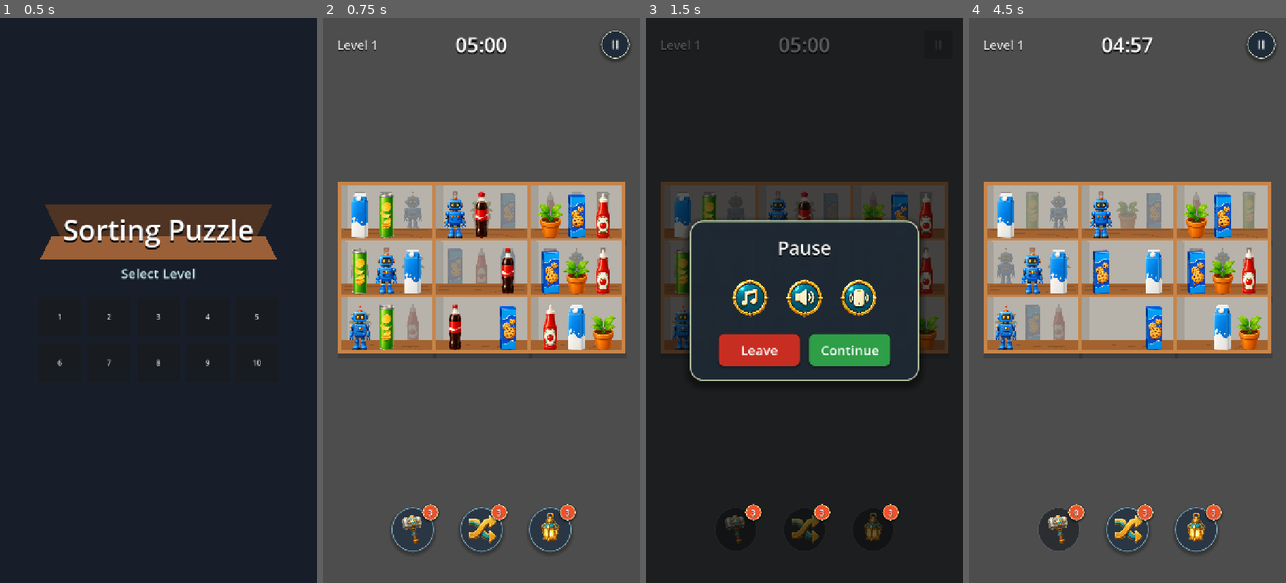
Above: before the commit, frames 1-4 (left to right).
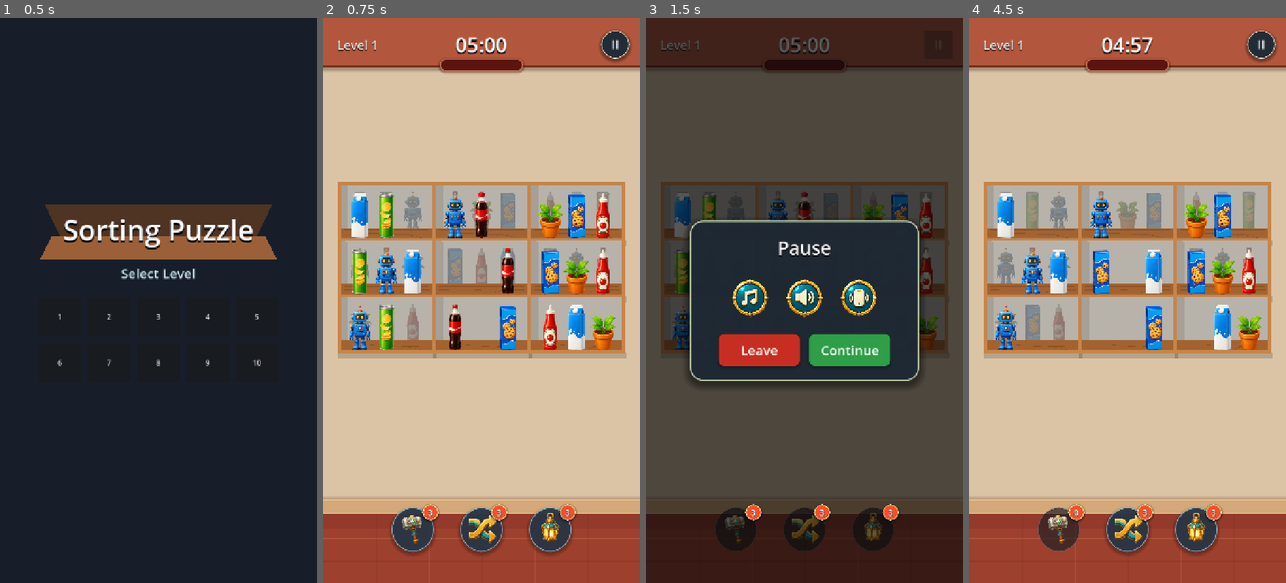
Above: after the commit, the same moments.

Repository: vladeque/sorting-puzzle
Game: Godot game, scene res://scenes/main_menu.tscn
The game is run twice, just before and just after one commit, with the same random seed, the same clock (stepped at 60 frames per second) and the same inputs.
Inputs:
- Up to frame 1 (0.5 s): no input
- Up to frame 2 (0.75 s): click "1" at 0.5 s
- Up to frame 3 (1.5 s): click "II" at 1.25 s
- Up to frame 4 (4.5 s): click "Continue" at 2 s; click "3" at 2.75 s; click "2" at 3.5 s; click "1" at 4.25 s

Frame 1 is identical in both runs. In frame 2, 69% of the frame differs, in the area x 0-100%, y 0-100%; in frame 3, 63%; in frame 4, 70%.

Commit message:
Use procedural level background

Diff:
--- a/level.tscn
+++ b/level.tscn
@@ -1,6 +1,5 @@
 [gd_scene format=3 uid="uid://bx74wdn60xop5"]
 
-[ext_resource type="Texture2D" uid="uid://ccfnckk0i01dw" path="res://assets/backgrounds/level_shop_wall.png" id="1_level_background"]
 [ext_resource type="Texture2D" uid="uid://h4ru3gdl5338" path="res://assets/abilities/ability_hammer.png" id="2_hammer_icon"]
 [ext_resource type="Texture2D" uid="uid://x0qk7pd87bfv" path="res://assets/abilities/ability_shuffle.png" id="3_shuffle_icon"]
 [ext_resource type="Texture2D" uid="uid://dwmyah5l2r82d" path="res://assets/abilities/ability_lantern.png" id="4_lantern_icon"]
@@ -139,19 +138,207 @@
 shadow_size = 5
 shadow_offset = Vector2(0, 2)
 
+[sub_resource type="StyleBoxFlat" id="StyleBoxFlat_top_hud_strip"]
+bg_color = Color(0.7, 0.34, 0.24, 1)
+border_width_bottom = 4
+border_color = Color(0.45, 0.19, 0.13, 1)
+shadow_color = Color(0.25, 0.1, 0.06, 0.32)
+shadow_size = 8
+shadow_offset = Vector2(0, 4)
+
+[sub_resource type="StyleBoxFlat" id="StyleBoxFlat_hud_center_slot"]
+bg_color = Color(0.36, 0.08, 0.06, 1)
+border_width_left = 3
+border_width_top = 3
+border_width_right = 3
+border_width_bottom = 3
+border_color = Color(0.84, 0.48, 0.34, 0.72)
+corner_radius_top_left = 13
+corner_radius_top_right = 13
+corner_radius_bottom_right = 13
+corner_radius_bottom_left = 13
+shadow_color = Color(0.2, 0.05, 0.04, 0.36)
+shadow_size = 5
+shadow_offset = Vector2(0, 2)
+
+[sub_resource type="StyleBoxFlat" id="StyleBoxFlat_baseboard"]
+bg_color = Color(0.83, 0.66, 0.47, 1)
+border_width_top = 2
+border_width_bottom = 2
+border_color = Color(0.98, 0.87, 0.66, 0.82)
+shadow_color = Color(0.45, 0.22, 0.13, 0.24)
+shadow_size = 7
+shadow_offset = Vector2(0, -2)
+
 [node name="Level" type="Node2D" unique_id=949256860]
 script = ExtResource("10_level_script")
 
-[node name="Background" type="TextureRect" parent="." unique_id=156883377]
+[node name="Background" type="Control" parent="." unique_id=156883377]
 layout_mode = 3
 anchors_preset = 15
 anchor_right = 1.0
 anchor_bottom = 1.0
 grow_horizontal = 2
 grow_vertical = 2
-texture = ExtResource("1_level_background")
-expand_mode = 1
-stretch_mode = 6
+mouse_filter = 2
+
+[node name="Wall" type="ColorRect" parent="Background" unique_id=1791137621]
+layout_mode = 1
+anchors_preset = 15
+anchor_right = 1.0
+anchor_bottom = 1.0
+grow_horizontal = 2
+grow_vertical = 2
+mouse_filter = 2
+color = Color(0.78, 0.67, 0.55, 1)
+
+[node name="PlayWall" type="ColorRect" parent="Background" unique_id=923511134]
+layout_mode = 1
+anchors_preset = 15
+anchor_right = 1.0
+anchor_bottom = 1.0
+offset_top = 112.0
+offset_bottom = -176.0
+grow_horizontal = 2
+grow_vertical = 2
+mouse_filter = 2
+color = Color(0.86, 0.77, 0.65, 1)
+
+[node name="TopHudStrip" type="Panel" parent="Background" unique_id=1074493098]
+layout_mode = 1
+anchors_preset = 10
+anchor_right = 1.0
+offset_bottom = 112.0
+grow_horizontal = 2
+mouse_filter = 2
+theme_override_styles/panel = SubResource("StyleBoxFlat_top_hud_strip")
+
+[node name="HudCenterSlot" type="Panel" parent="Background" unique_id=884675723]
+layout_mode = 1
+anchors_preset = 5
+anchor_left = 0.5
+anchor_right = 0.5
+offset_left = -95.0
+offset_top = 92.0
+offset_right = 95.0
+offset_bottom = 121.0
+grow_horizontal = 2
+mouse_filter = 2
+theme_override_styles/panel = SubResource("StyleBoxFlat_hud_center_slot")
+
+[node name="Baseboard" type="Panel" parent="Background" unique_id=616197814]
+layout_mode = 1
+anchors_preset = 12
+anchor_top = 1.0
+anchor_right = 1.0
+anchor_bottom = 1.0
+offset_top = -190.0
+offset_bottom = -156.0
+grow_horizontal = 2
+grow_vertical = 0
+mouse_filter = 2
+theme_override_styles/panel = SubResource("StyleBoxFlat_baseboard")
+
+[node name="Floor" type="ColorRect" parent="Background" unique_id=1982383889]
+layout_mode = 1
+anchors_preset = 12
+anchor_top = 1.0
+anchor_right = 1.0
+anchor_bottom = 1.0
+offset_top = -156.0
+grow_horizontal = 2
+grow_vertical = 0
+mouse_filter = 2
+color = Color(0.62, 0.25, 0.18, 1)
+
+[node name="FloorBackShade" type="ColorRect" parent="Background/Floor" unique_id=700289143]
+layout_mode = 1
+anchors_preset = 10
+anchor_right = 1.0
+offset_bottom = 34.0
+grow_horizontal = 2
+mouse_filter = 2
+color = Color(0.48, 0.18, 0.13, 0.32)
+
+[node name="FloorLineHorizontal01" type="ColorRect" parent="Background/Floor" unique_id=692844333]
+layout_mode = 1
+anchors_preset = 10
+anchor_right = 1.0
+offset_top = 54.0
+offset_bottom = 57.0
+grow_horizontal = 2
+mouse_filter = 2
+color = Color(0.82, 0.45, 0.32, 0.34)
+
+[node name="FloorLineHorizontal02" type="ColorRect" parent="Background/Floor" unique_id=1885295986]
+layout_mode = 1
+anchors_preset = 10
+anchor_right = 1.0
+offset_top = 106.0
+offset_bottom = 109.0
+grow_horizontal = 2
+mouse_filter = 2
+color = Color(0.45, 0.16, 0.12, 0.24)
+
+[node name="FloorLineVertical01" type="ColorRect" parent="Background/Floor" unique_id=1040645247]
+layout_mode = 1
+anchors_preset = 14
+anchor_top = 0.0
+anchor_right = 0.0
+anchor_bottom = 1.0
+offset_left = 120.0
+offset_right = 123.0
+grow_vertical = 2
+mouse_filter = 2
+color = Color(0.45, 0.16, 0.12, 0.18)
+
+[node name="FloorLineVertical02" type="ColorRect" parent="Background/Floor" unique_id=1124884613]
+layout_mode = 1
+anchors_preset = 14
+anchor_top = 0.0
+anchor_right = 0.0
+anchor_bottom = 1.0
+offset_left = 240.0
+offset_right = 243.0
+grow_vertical = 2
+mouse_filter = 2
+color = Color(0.82, 0.45, 0.32, 0.24)
+
+[node name="FloorLineVertical03" type="ColorRect" parent="Background/Floor" unique_id=1357820063]
+layout_mode = 1
+anchors_preset = 14
+anchor_top = 0.0
+anchor_right = 0.0
+anchor_bottom = 1.0
+offset_left = 360.0
+offset_right = 363.0
+grow_vertical = 2
+mouse_filter = 2
+color = Color(0.45, 0.16, 0.12, 0.18)
+
+[node name="FloorLineVertical04" type="ColorRect" parent="Background/Floor" unique_id=155185640]
+layout_mode = 1
+anchors_preset = 14
+anchor_top = 0.0
+anchor_right = 0.0
+anchor_bottom = 1.0
+offset_left = 480.0
+offset_right = 483.0
+grow_vertical = 2
+mouse_filter = 2
+color = Color(0.82, 0.45, 0.32, 0.24)
+
+[node name="FloorLineVertical05" type="ColorRect" parent="Background/Floor" unique_id=81432366]
+layout_mode = 1
+anchors_preset = 14
+anchor_top = 0.0
+anchor_right = 0.0
+anchor_bottom = 1.0
+offset_left = 600.0
+offset_right = 603.0
+grow_vertical = 2
+mouse_filter = 2
+color = Color(0.45, 0.16, 0.12, 0.18)
 
 [node name="Shelves" type="Node2D" parent="." unique_id=1655339205]
 position = Vector2(360, 570)
--- a/scripts/level.gd
+++ b/scripts/level.gd
@@ -85,7 +85,7 @@
 var _origin_slot: Node2D
 var _drag_offset := Vector2.ZERO
 var _drag_layer: Node2D
-var _background: ColorRect
+var _background: Control
 var _shelves_root: Node2D
 var _timer_label: Label
 var _level_label: Label
@@ -131,7 +131,7 @@
 
 
 func _ready() -> void:
-	_background = get_node("Background") as ColorRect
+	_background = get_node("Background") as Control
 	_shelves_root = get_node("Shelves") as Node2D
 	_drag_layer = get_node("DragLayer") as Node2D
 	_timer_label = get_node("UI/TimerLabel") as Label
Not shown, added: assets/backgrounds/level_bg_option_01_classic_beige.png.import
Not shown, added: assets/backgrounds/level_bg_option_02_warm_grocery.png.import
Not shown, added: assets/backgrounds/level_bg_option_03_bright_blue_ui.png.import
Not shown, added: assets/backgrounds/level_bg_option_04_cozy_candy.png.import
Not shown, changed: docs/PROJECT_MAP.md
Not shown, changed: docs/SCENES.md
Not shown, changed: docs/SCRIPTS.md
